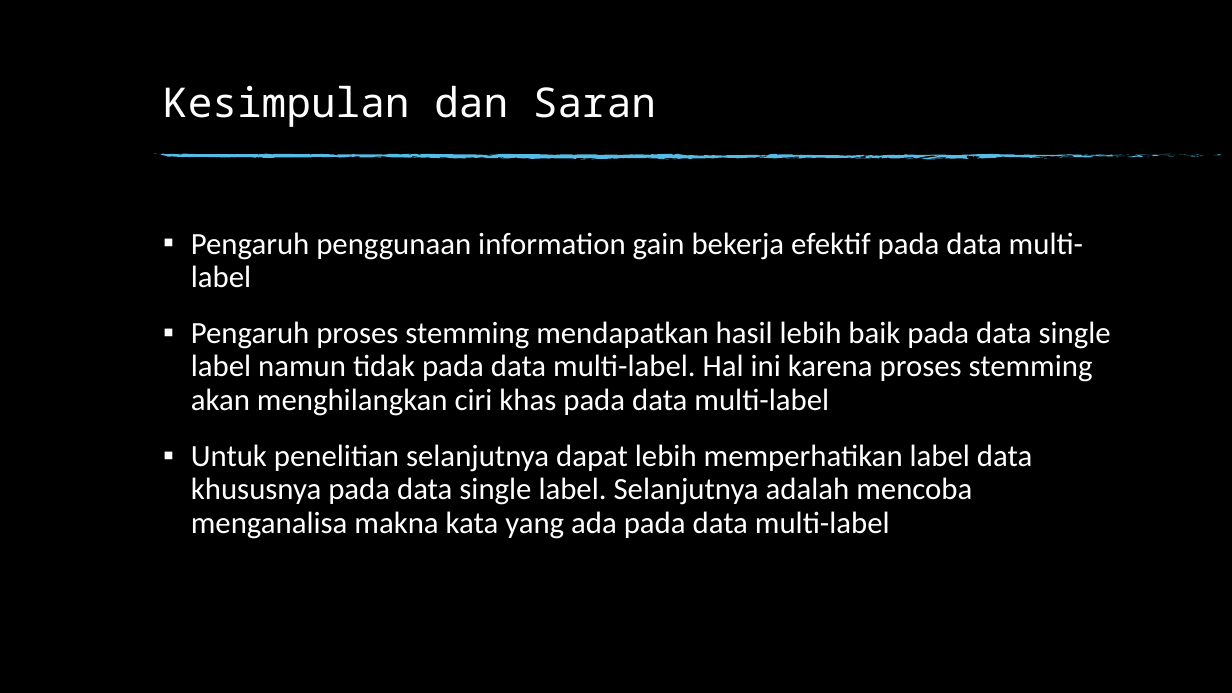
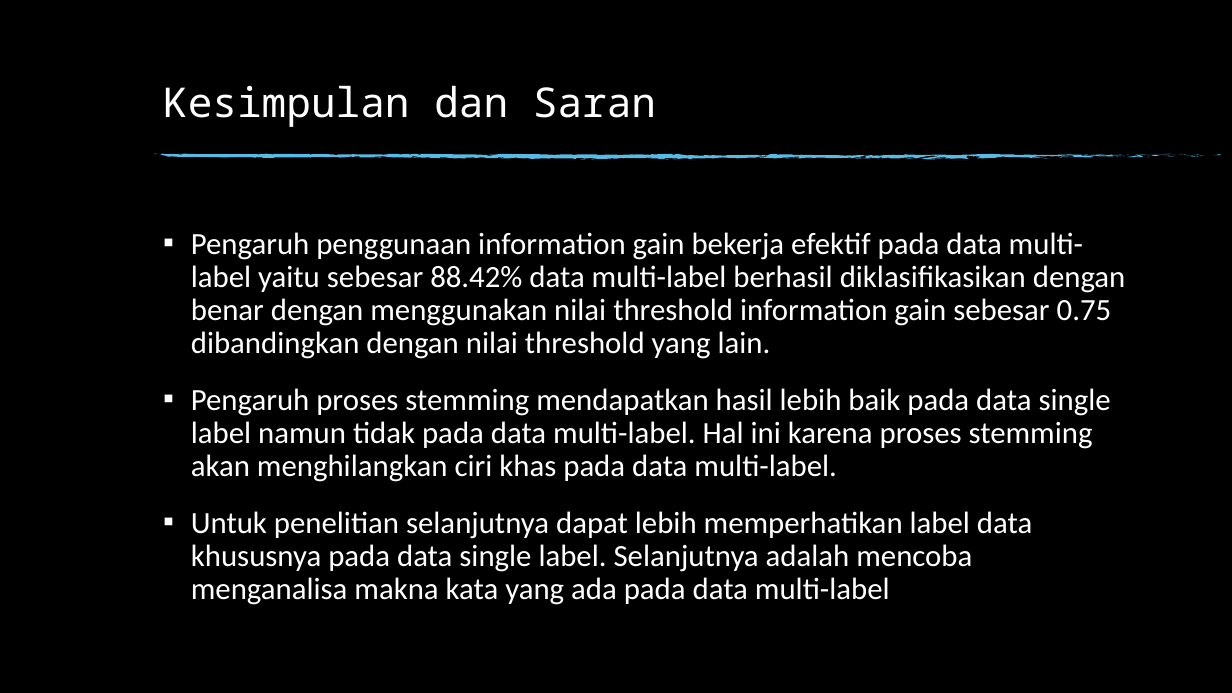
Before and after one commit to yuslanabubakar/Tugas_Akhir, a slide deck: slide 16 of Slide Presentasi Sidang.pptx (slide 15 before the commit). Drawn at 1232x693 pixels with LibreOffice and Linux fonts; fonts in the diff are those of the drawing; background and template pictures are left out. Boxes give left, top, right and bottom in pixels: in the first picture for what was removed or moved away, otherwise in the second. Text is boxed around its words. In the diff, an @@ line names an element or a change of style, - is before the commit and + after.

```diff
--- a/Slide Presentasi Sidang.pptx
+++ b/Slide Presentasi Sidang.pptx
@@ text at <box>191,232,1126,482</box>: text changed @@
-▪ Pengaruh penggunaan information gain bekerja efektif pada data multi-label
-▪ Pengaruh proses stemming mendapatkan hasil lebih baik pada data single label namun tidak pada data multi-label. Hal ini karena proses stemming akan menghilangkan ciri khas pada data multi-label
+▪ Pengaruh penggunaan information gain bekerja efektif pada data multi-label yaitu sebesar 88.42% data multi-label berhasil diklasifikasikan dengan benar dengan menggunakan nilai threshold information gain sebesar 0.75 dibandingkan dengan nilai threshold yang lain.
+▪ Pengaruh proses stemming mendapatkan hasil lebih baik pada data single label namun tidak pada data multi-label. Hal ini karena proses stemming akan menghilangkan ciri khas pada data multi-label.
```
Also in this commit, not shown: 2 other slides changed, 1 slide added, 1 other file.
